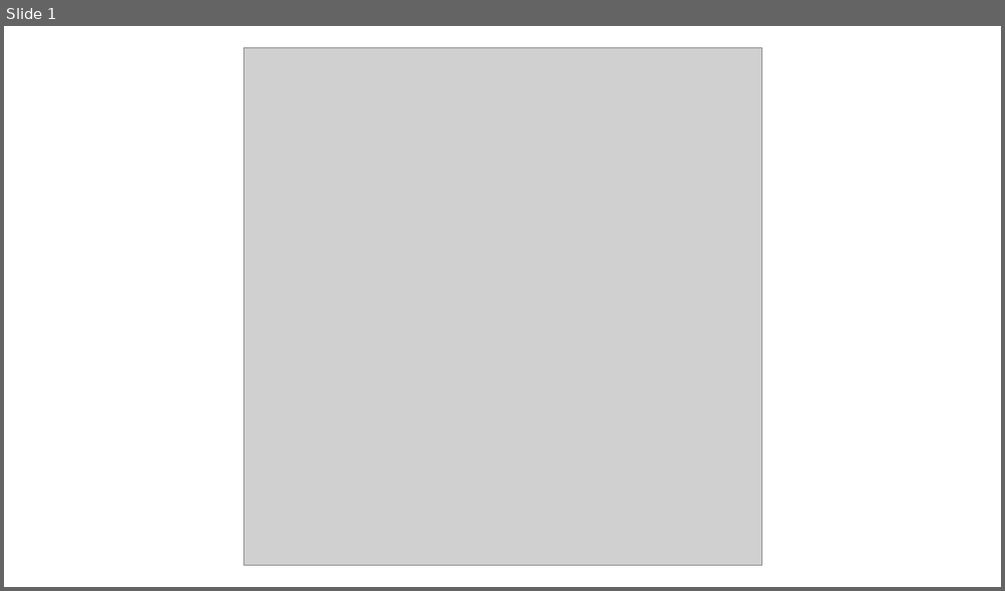
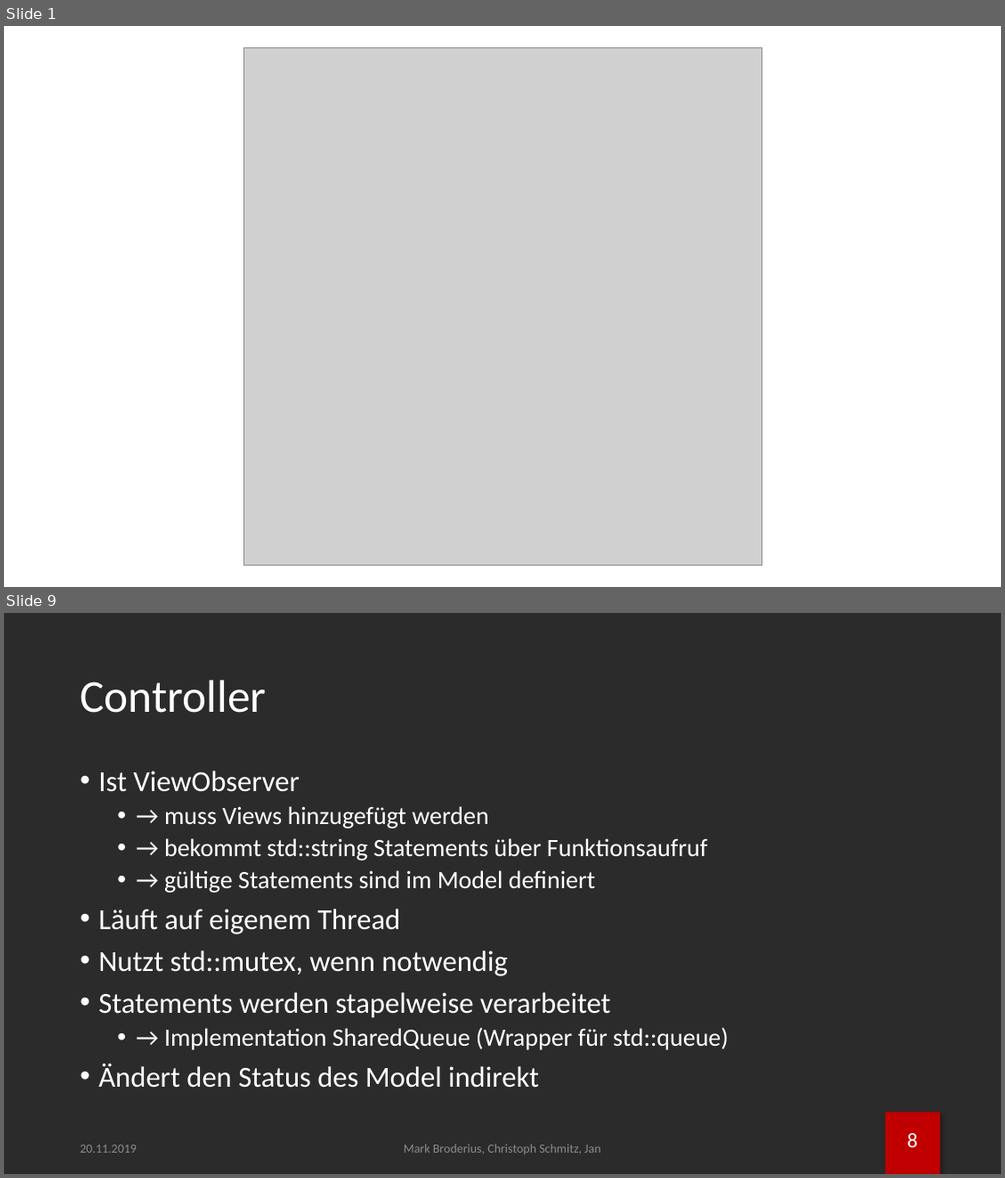
Before and after one commit to brodermar/wwm, a slide deck: documentation/wwmp.pptx. Shown one above the other, each under a label of ours: slide 1 before the commit, slides 1 and 9 after it; the slides between them are not shown. The pictures are 1005x591 and 1005x1178 pixels, drawn with LibreOffice and Linux fonts; fonts in the diff are those of the drawing; grey boxes stand for pictures; background and template pictures are left out; a plain dark background stands for a picture behind light text. Boxes give left, top, right and bottom in pixels: in the first picture for what was removed or moved away, otherwise in the second. Text is boxed around its words. In the diff, an @@ line names an element or a change of style, - is before the commit and + after.

```diff
--- a/documentation/wwmp.pptx
+++ b/documentation/wwmp.pptx
@@ slide 9 added at [4,613,1001,1174], background picture (left out) @@
@@ title added at [80,680,266,713], 44 pt, text #FFFFFF @@
+Controller
@@ text added at [98,771,728,1087], 24 pt, text #FFFFFF @@
+• Ist ViewObserver
+  • → muss Views hinzugefügt werden
+  • → bekommt std::string Statements über Funktionsaufruf
+  • → gültige Statements sind im Model definiert
+• Läuft auf eigenem Thread
+• Nutzt std::mutex, wenn notwendig
+• Statements werden stapelweise verarbeitet
+  • → Implementation SharedQueue (Wrapper für std::queue)
+• Ändert den Status des Model indirekt
@@ rectangle added at [886,1111,940,1174], fill #C00000 @@
@@ text added at [80,1144,137,1152], 12 pt, text #8C8C8C @@
+20.11.2019
@@ text added at [404,1143,600,1154], 12 pt, text #8C8C8C @@
+Mark Broderius, Christoph Schmitz, Jan
@@ page number added at [907,1133,918,1147], 20 pt, text #FFFFFF @@
+8
```
Also in this commit, not shown: 12 slides changed, 8 other slides added, 7 slides removed, 4 other files.
